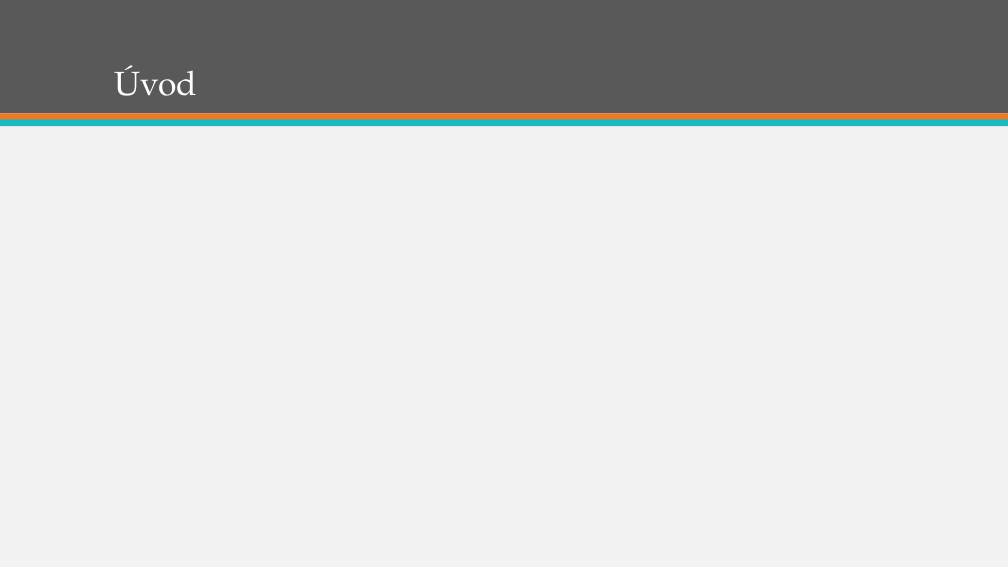
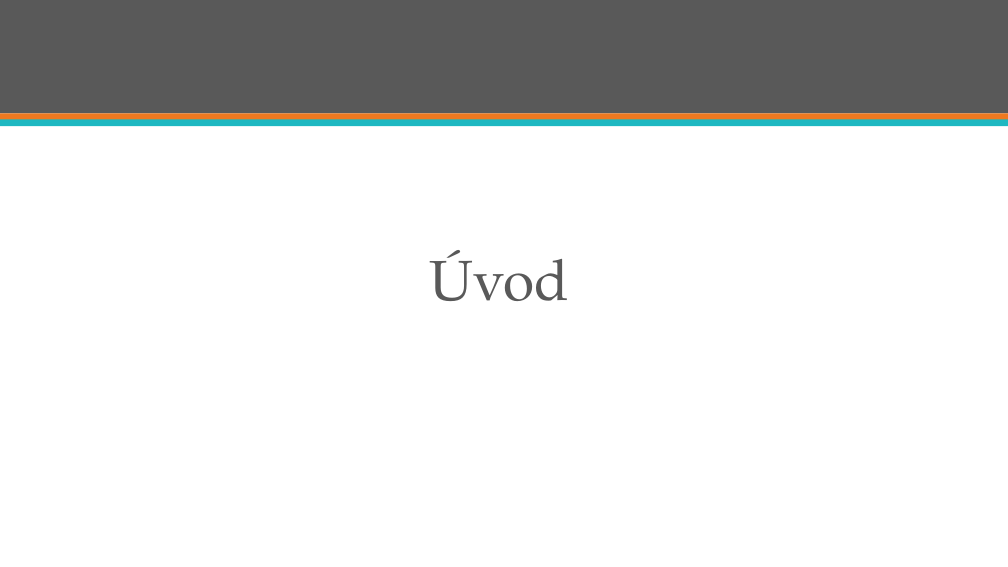
Before and after one commit to ppatrik/swib-prezentacia, a slide deck: slide 3 of swib.pptx (slide 2 before the commit). Drawn at 1008x567 pixels with LibreOffice and Linux fonts; fonts in the diff are those of the drawing. Boxes give left, top, right and bottom in pixels: in the first picture for what was removed or moved away, otherwise in the second. Text is boxed around its words. In the diff, an @@ line names an element or a change of style, - is before the commit and + after.

```diff
--- a/swib.pptx
+++ b/swib.pptx
@@ background #F2F2F2 to #FFFFFF @@
@@ text "Úvod" moved from (x1=115, y1=65, x2=198, y2=96) to (x1=430, y1=250, x2=569, y2=301) @@
@@ text "Úvod" at (x1=430, y1=250, x2=569, y2=301): size 32 to 54 pt, text colour #FFFFFF to #595959; alignment left to centre; line spacing 0.9 to 1; vertical alignment bottom to top @@
```
Also in this commit, not shown: 8 other slides changed, 8 slides added.
